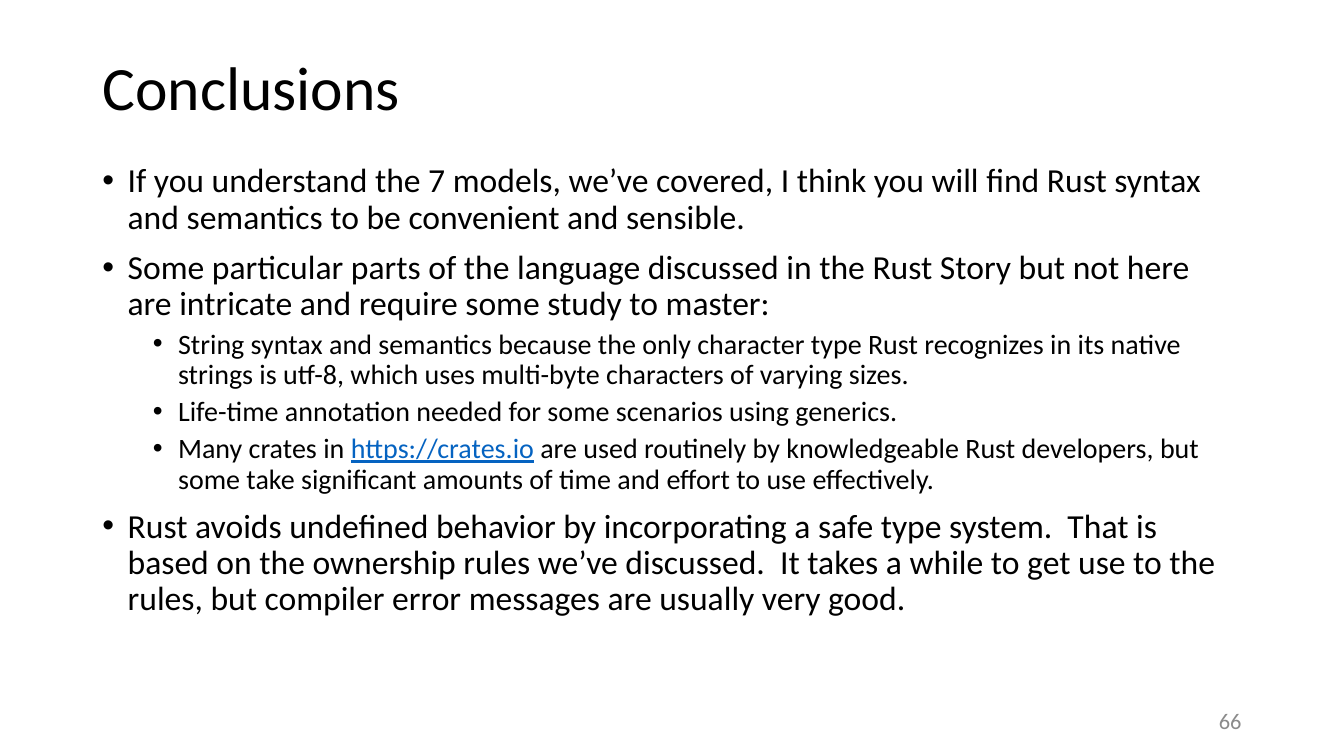
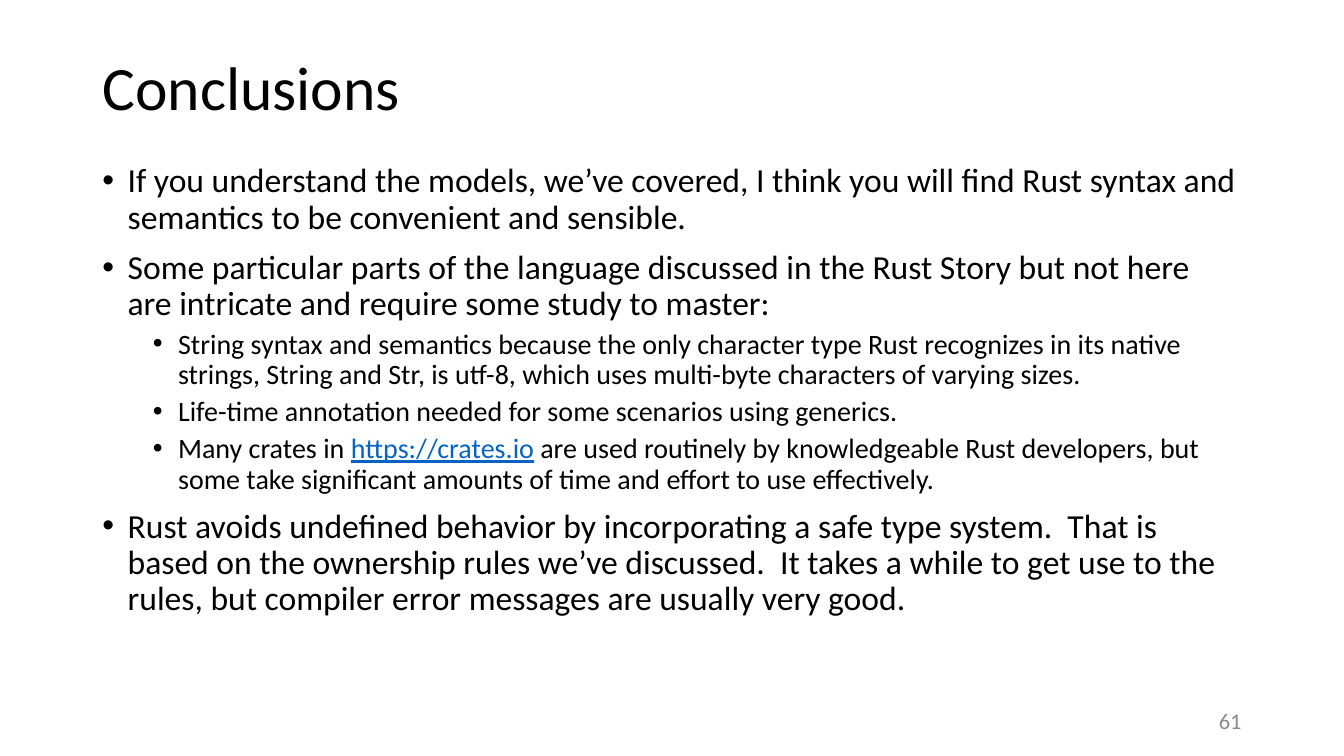
Before and after one commit to JimFawcett/JimFawcett.github.io, a slide deck: slide 61 of Resources/RustModels.pptx (slide 66 before the commit). Drawn at 1344x756 pixels with LibreOffice and Linux fonts; fonts in the diff are those of the drawing. Boxes give left, top, right and bottom in pixels: in the first picture for what was removed or moved away, otherwise in the second. Text is boxed around its words. In the diff, an @@ line names an element or a change of style, - is before the commit and + after.

Commit message:
reorganized and pruned RustModels presentation

```diff
--- a/Resources/RustModels.pptx
+++ b/Resources/RustModels.pptx
@@ text at [128, 168, 1235, 230]: text changed @@
-• If you understand the 7 models, we’ve covered, I think you will find Rust syntax and semantics to be convenient and sensible.
+• If you understand the models, we’ve covered, I think you will find Rust syntax and semantics to be convenient and sensible.
@@ text at [178, 334, 1181, 389]: text changed @@
-  • String syntax and semantics because the only character type Rust recognizes in its native strings is utf-8, which uses multi-byte characters of varying sizes.
+  • String syntax and semantics because the only character type Rust recognizes in its native strings, String and Str, is utf-8, which uses multi-byte characters of varying sizes.
@@ page number at [1219, 714, 1242, 729]: text changed @@
-66
+61
```
Also in this commit, not shown: 18 other slides changed, 4 slides added, 12 slides removed, 1 other file.
